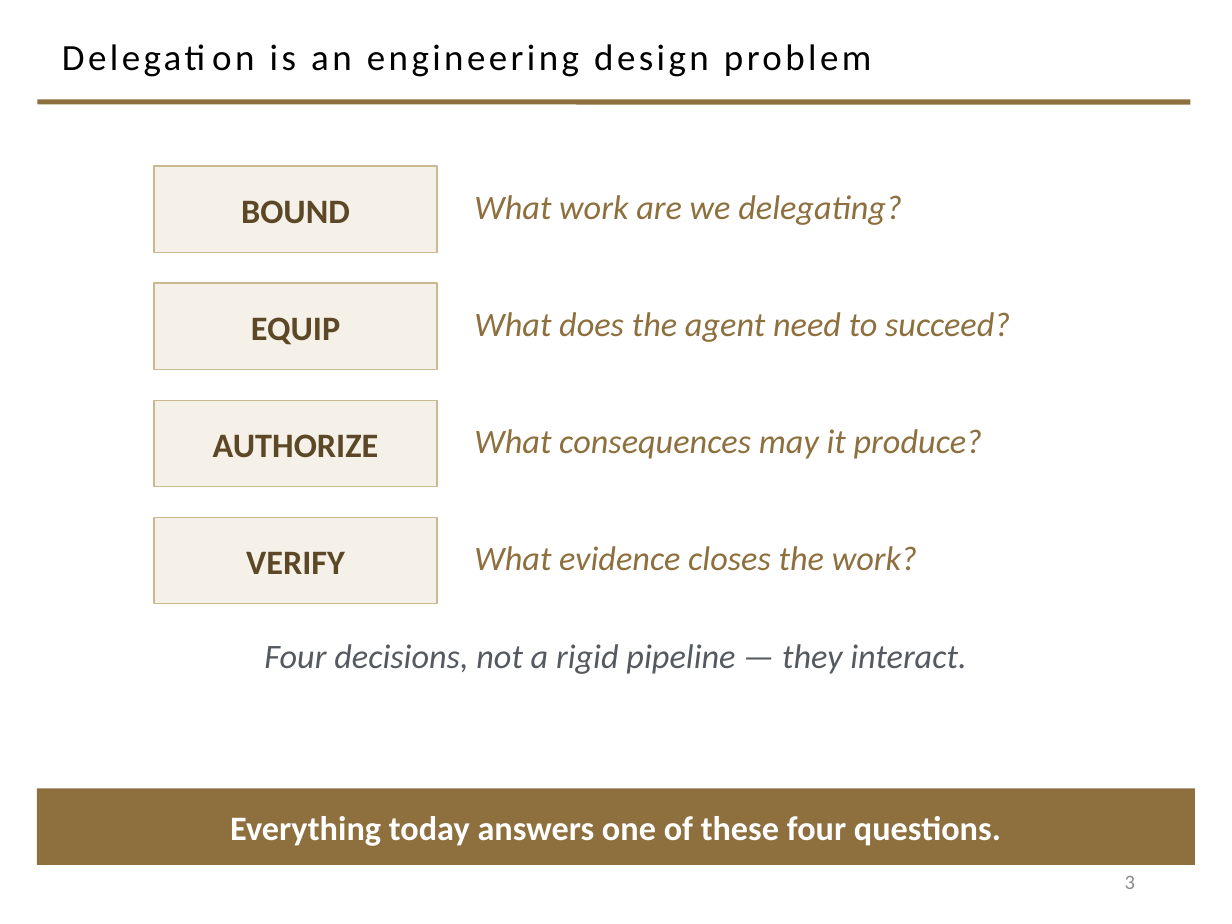
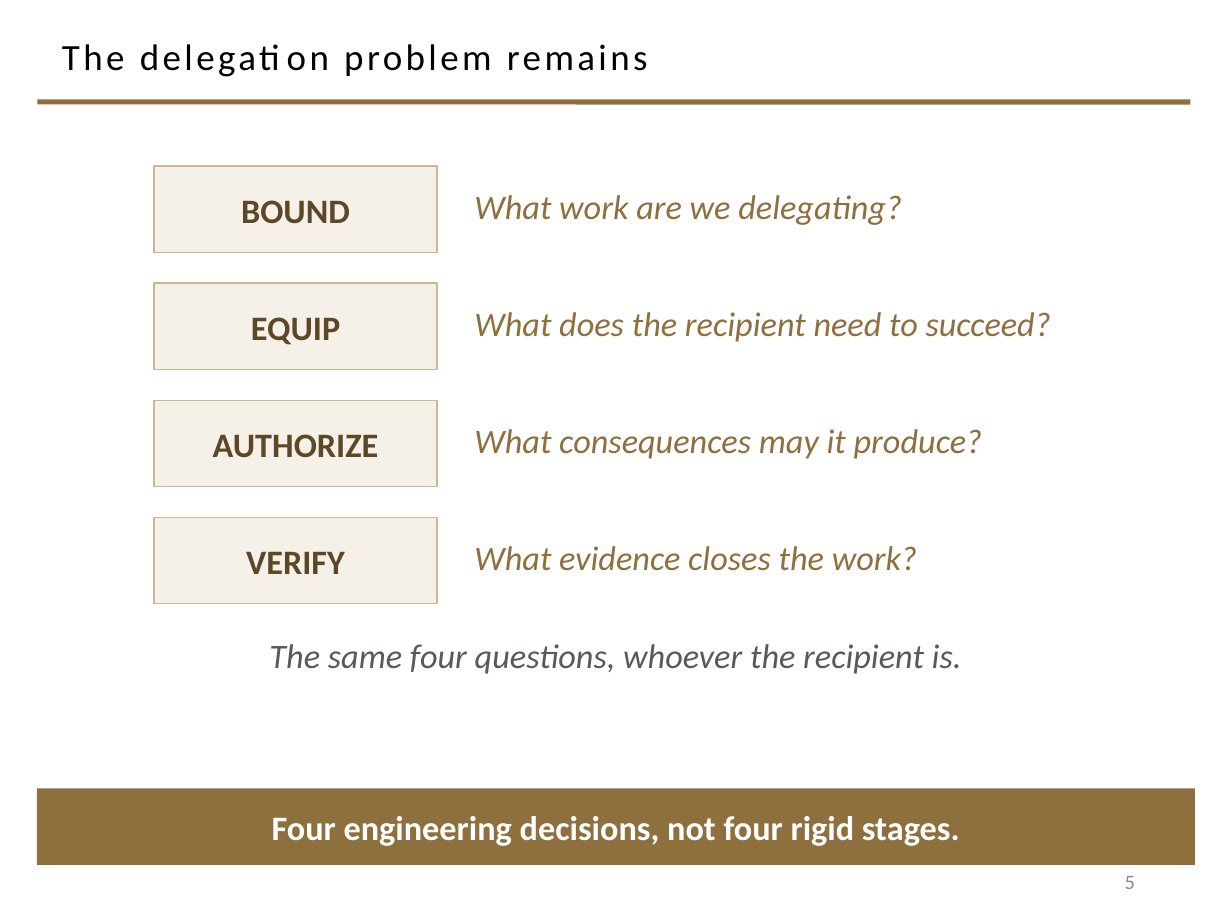
Before and after one commit to davisjam/model-based-agentic-software-engineering, a slide deck: slide 5 of course/lectures/act-2-delegation-and-control/01-delegation/2-1-Agents.pptx (slide 3 before the commit). Drawn at 1232x924 pixels with LibreOffice and Linux fonts; fonts in the diff are those of the drawing; background and template pictures are left out. Boxes give left, top, right and bottom in pixels: in the first picture for what was removed or moved away, otherwise in the second. Text is boxed around its words. In the diff, an @@ line names an element or a change of style, - is before the commit and + after.

```diff
--- a/course/lectures/act-2-delegation-and-control/01-delegation/2-1-Agents.pptx
+++ b/course/lectures/act-2-delegation-and-control/01-delegation/2-1-Agents.pptx
@@ title at (62, 44, 648, 76): text changed @@
-Delegation is an engineering design problem
+The delegation problem remains
@@ text at (474, 312, 1051, 342): text changed @@
-What does the agent need to succeed?
+What does the recipient need to succeed?
@@ text at (269, 644, 962, 674): text changed @@
-Four decisions, not a rigid pipeline — they interact.
+The same four questions, whoever the recipient is.
@@ text in rectangle at (272, 816, 960, 846): text changed @@
-Everything today answers one of these four questions.
+Four engineering decisions, not four rigid stages.
@@ page number at (1125, 876, 1135, 889): text changed @@
-3
+5
```
Also in this commit, not shown: 8 other slides changed, 23 slides added, 30 slides removed, 1 other file.
